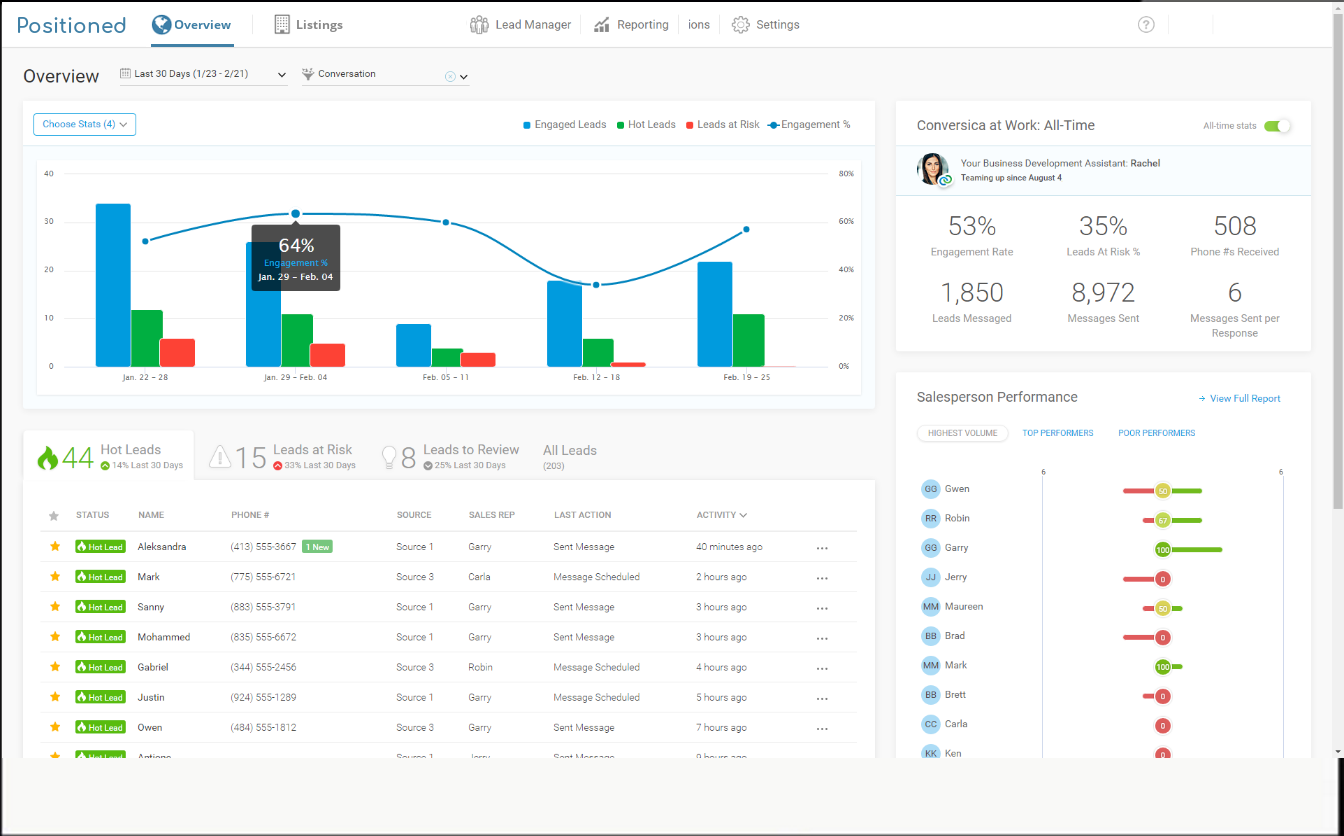
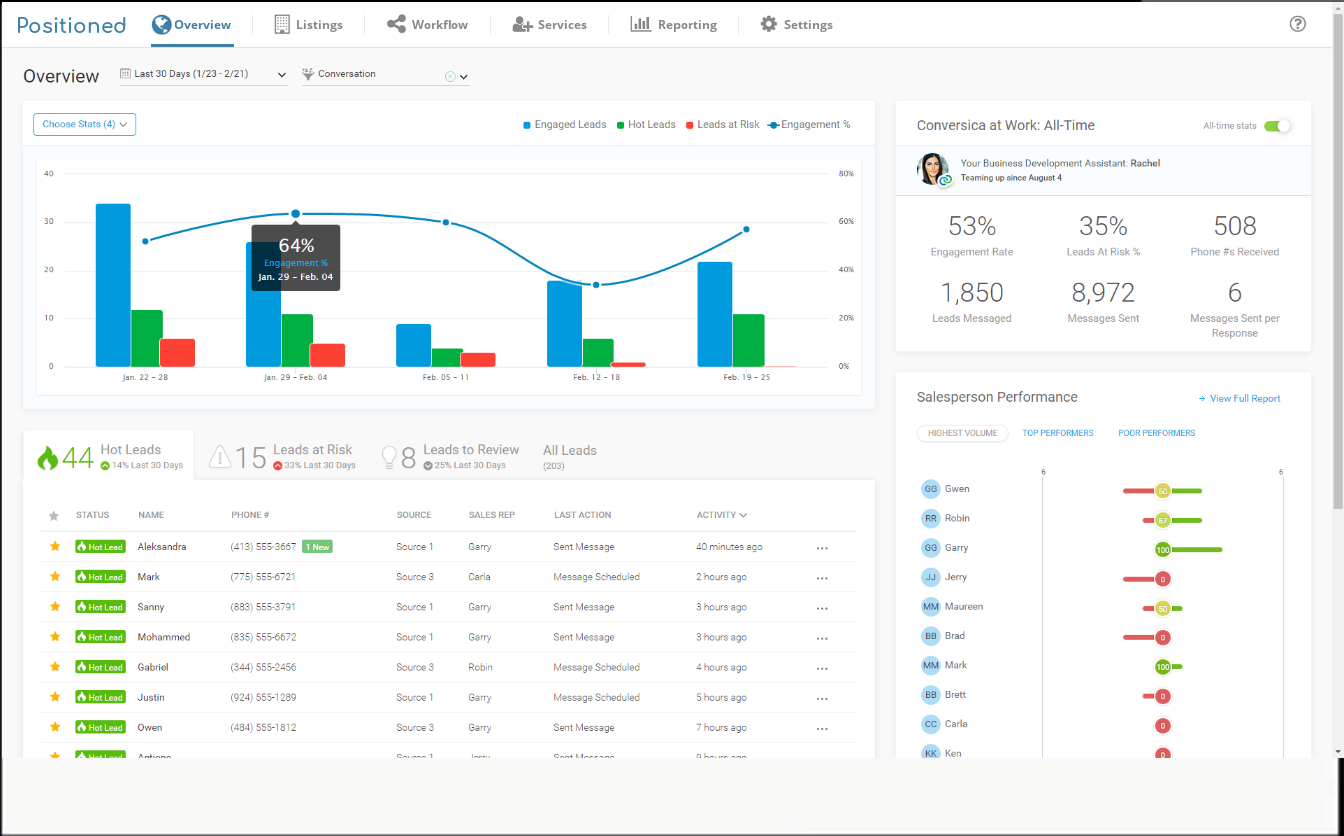
Comparing the layer stacks of the two 1344 x 836 images. Changes:
added layer "workflow" above "Workflow" over [386, 14, 407, 34]
added layer "Workflow" above "propservices" over [412, 20, 468, 29]
added layer "propservices" above "Services" over [512, 16, 534, 32]
added layer "Services" above "reports" over [538, 20, 587, 29]
added layer "reports" above "Reporting" over [630, 15, 652, 32]
added layer "Reporting" above "gear" over [659, 20, 717, 32]
added layer "gear" above "Settings" over [760, 15, 778, 33]
added layer "Settings" above "question" over [784, 20, 833, 32]
added layer "question" above "screen" over [1289, 15, 1307, 33]
painted on "screen" over [364, 14, 1214, 35]
